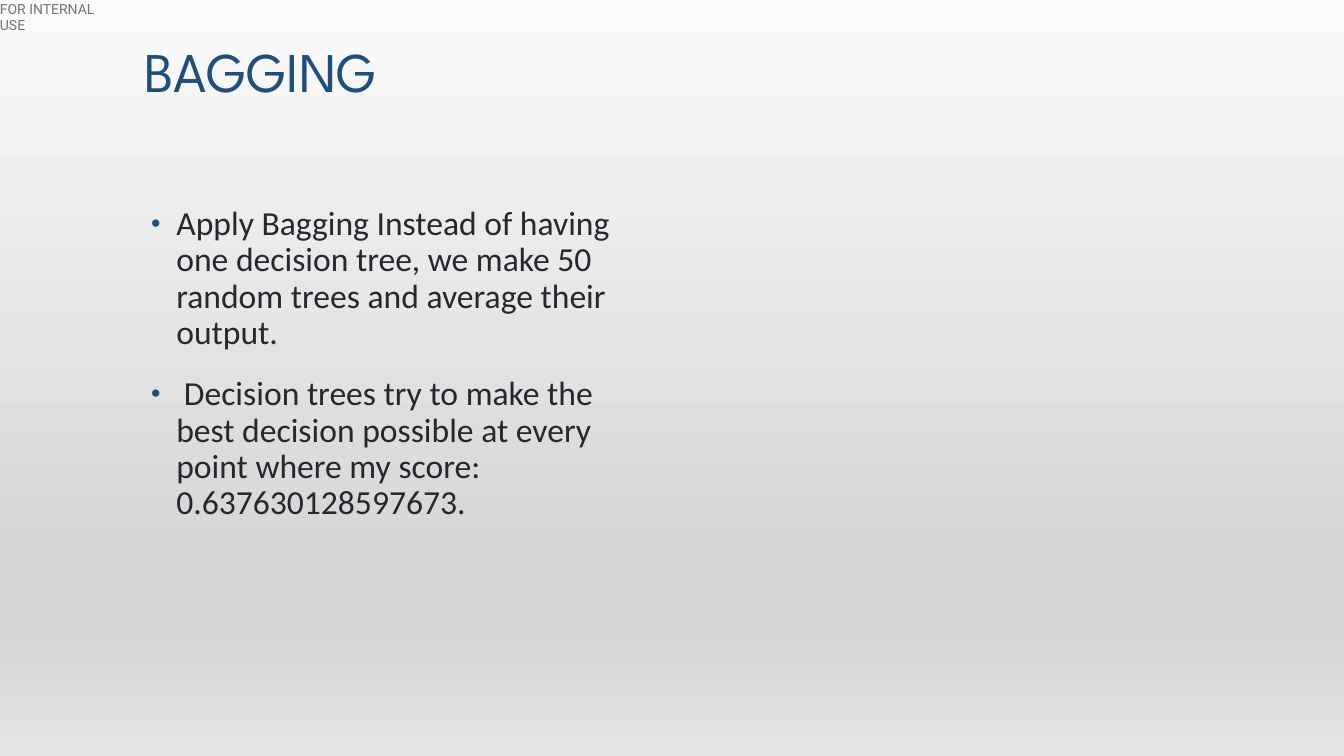
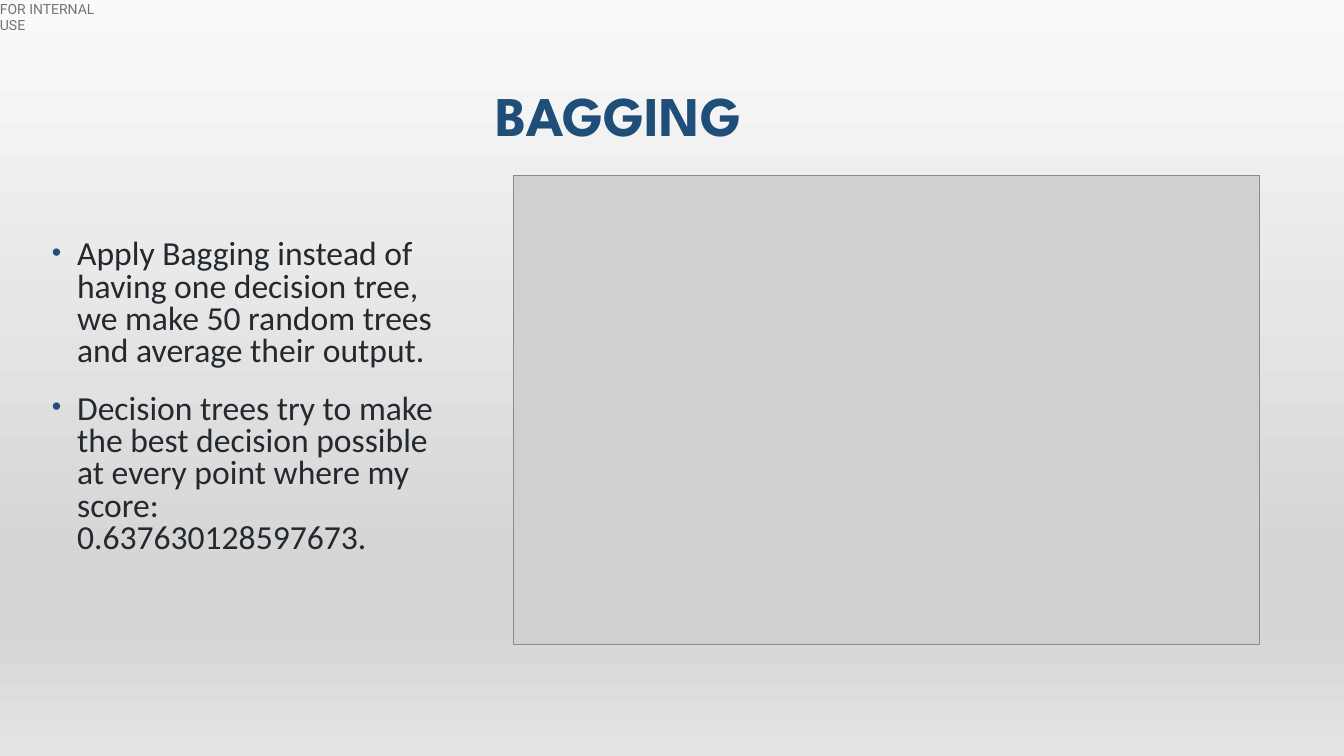
Before and after one commit to hibaa-a/MachineLearning_GlassdoorReviews, a slide deck: slide 7 of glassdoor_presentation.pptx (slide 8 before the commit). Drawn at 1344x756 pixels with LibreOffice and Linux fonts; fonts in the diff are those of the drawing; grey boxes stand for pictures. Boxes give left, top, right and bottom in pixels: in the first picture for what was removed or moved away, otherwise in the second. Text is boxed around its words. In the diff, an @@ line names an element or a change of style, - is before the commit and + after.

```diff
--- a/glassdoor_presentation.pptx
+++ b/glassdoor_presentation.pptx
@@ title "BAGGING" moved from (x1=144, y1=54, x2=377, y2=93) to (x1=496, y1=98, x2=742, y2=137) @@
@@ title "BAGGING" at (x1=496, y1=98, x2=742, y2=137): bold on @@
@@ picture added at (x1=513, y1=175, x2=1259, y2=645) @@
@@ text "Apply Bagging instead of having ..." moved from (x1=176, y1=211, x2=609, y2=515) to (x1=77, y1=241, x2=433, y2=549) @@
@@ text at (x1=77, y1=241, x2=432, y2=368): text changed @@
-• Apply Bagging Instead of having one decision tree, we make 50 random trees and average their output.
+• Apply Bagging instead of having one decision tree, we make 50 random trees and average their output.
@@ text at (x1=77, y1=396, x2=433, y2=549): line spacing 0.9 to 0.8 @@
```
Also in this commit, not shown: 6 other slides changed, 12 slides added, 6 slides removed.
